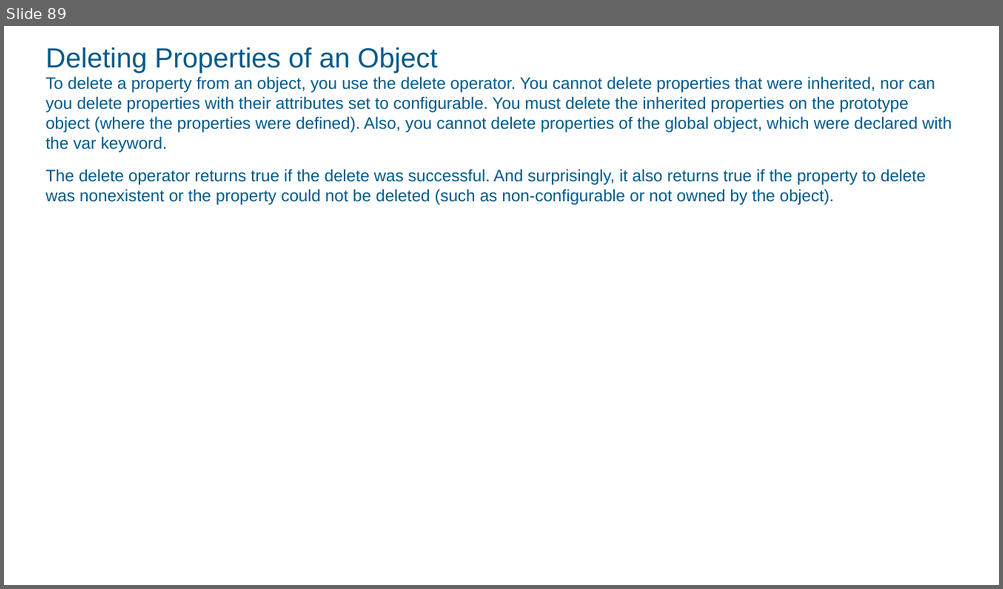
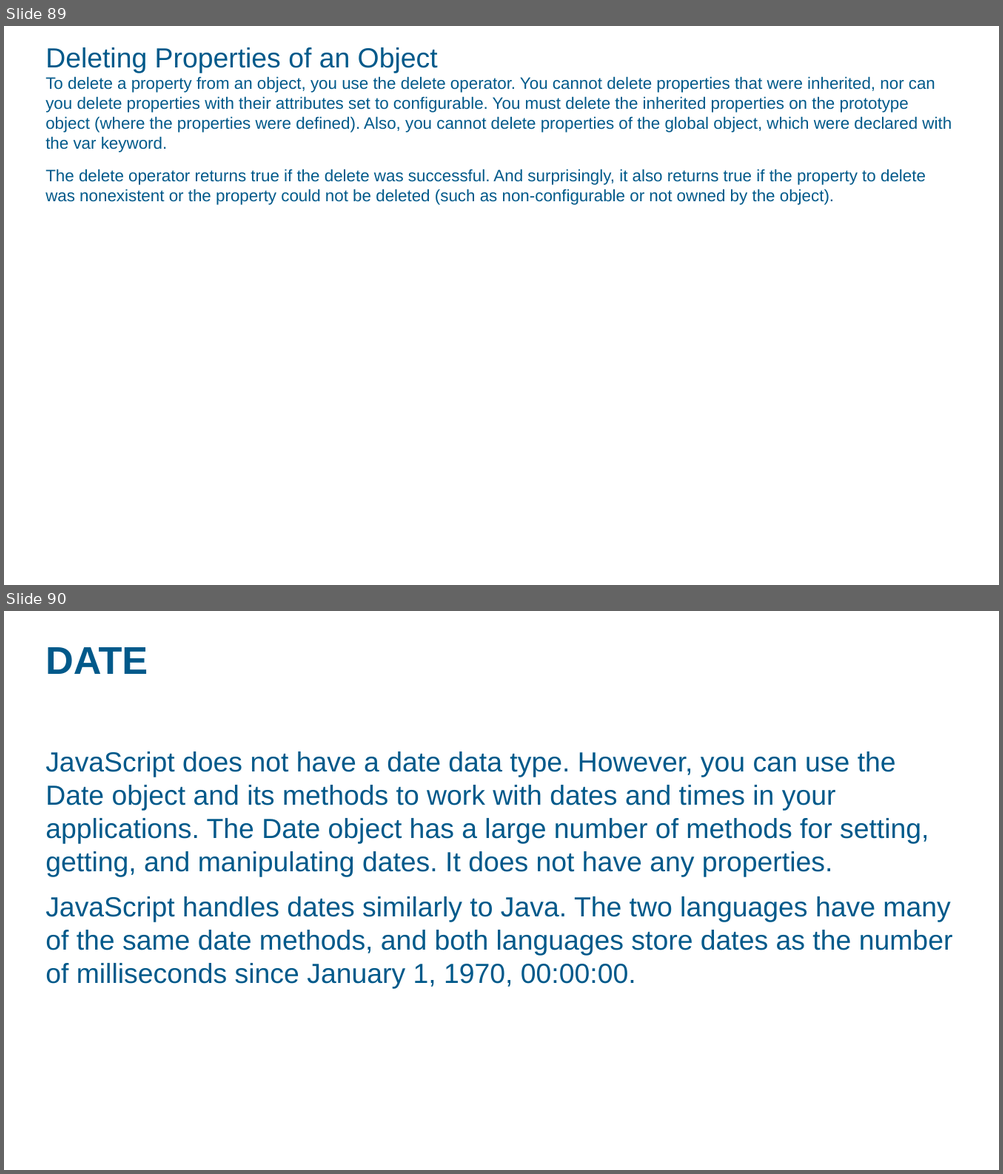
Before and after one commit to ashok07iet/java-script-sample-code, a slide deck: doc/javascript.pptx. Shown one above the other, each under a label of ours: slide 89 before the commit, slides 89 and 90 after it. The pictures are 1003x589 and 1003x1174 pixels, drawn with LibreOffice and Linux fonts; fonts in the diff are those of the drawing; background and template pictures are left out. Boxes give left, top, right and bottom in pixels: in the first picture for what was removed or moved away, otherwise in the second. Text is boxed around its words. In the diff, an @@ line names an element or a change of style, - is before the commit and + after.

```diff
--- a/doc/javascript.pptx
+++ b/doc/javascript.pptx
@@ slide 90 added at (4, 611, 999, 1170), background picture (left out) @@
@@ title added at (45, 647, 148, 674), 28 pt, text #00598A, bold @@
+DATE
@@ text added at (45, 752, 953, 989), 20 pt, text #00598A @@
+JavaScript does not have a date data type. However, you can use the Date object and its methods to work with dates and times in your applications. The Date object has a large number of methods for setting, getting, and manipulating dates. It does not have any properties.
+JavaScript handles dates similarly to Java. The two languages have many of the same date methods, and both languages store dates as the number of milliseconds since January 1, 1970, 00:00:00.
```
Also in this commit, not shown: 1 other slide added, 34 other files.
